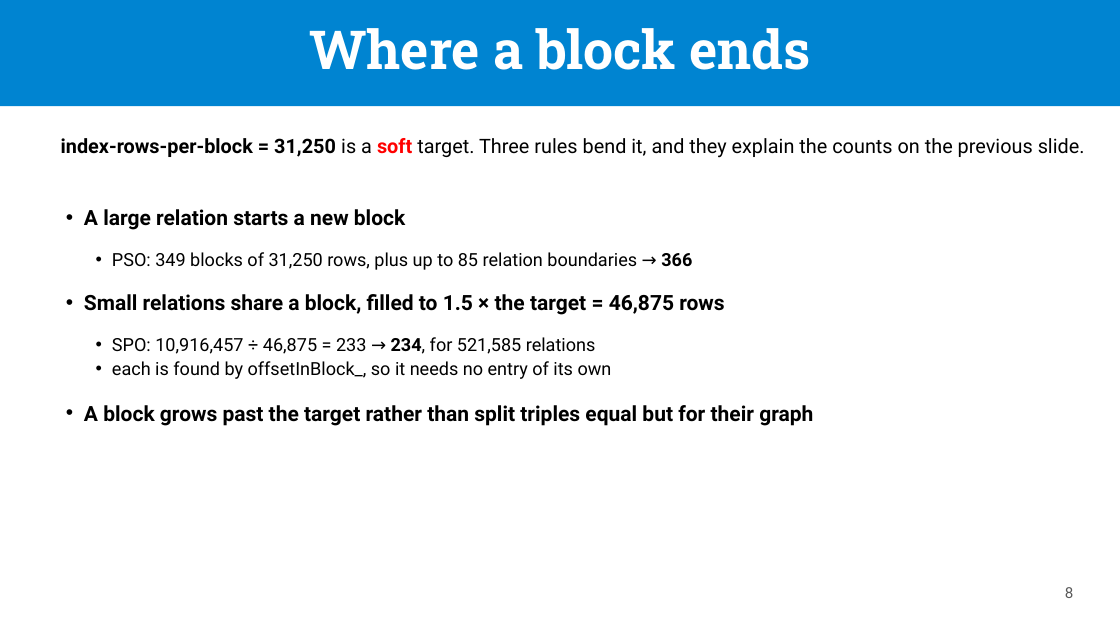
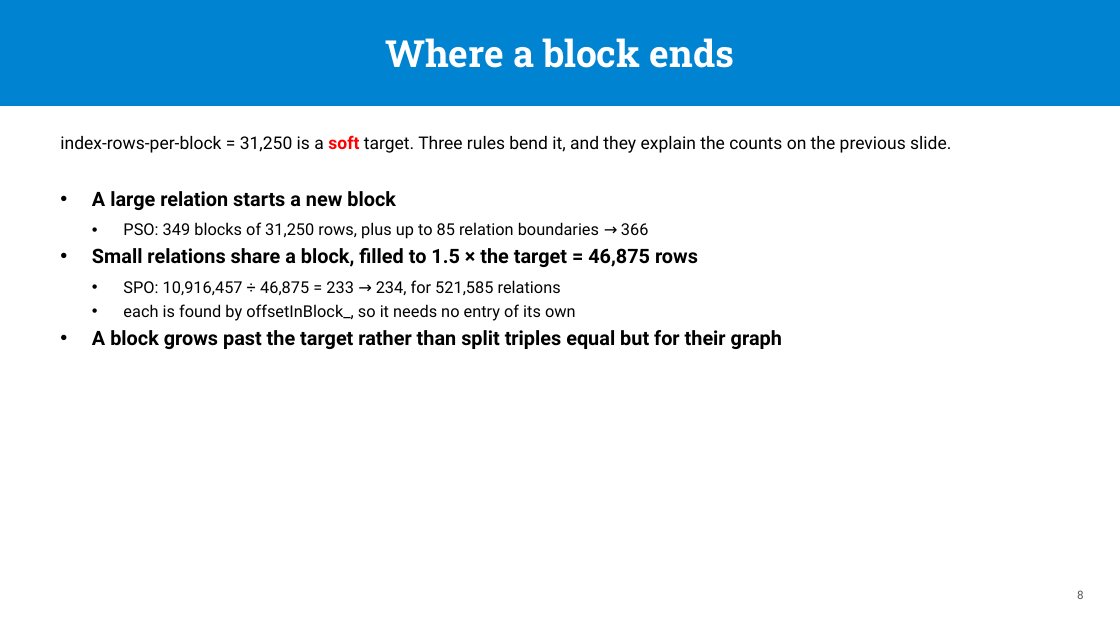
Before and after one commit to passage-org/passage, a slide deck: slide 8 of passage-qlever/slides/QLever as a Passage backend.pptx. Drawn at 1120x630 pixels with LibreOffice and Linux fonts; fonts in the diff are those of the drawing. Boxes give left, top, right and bottom in pixels: in the first picture for what was removed or moved away, otherwise in the second. Text is boxed around its words. In the diff, an @@ line names an element or a change of style, - is before the commit and + after.

```diff
--- a/passage-qlever/slides/QLever as a Passage backend.pptx
+++ b/passage-qlever/slides/QLever as a Passage backend.pptx
@@ rectangle removed at (0, 0, 1120, 106) @@
@@ rectangle added at (0, 0, 1120, 106), fill #0084D1 @@
@@ title "Where a block ends": place and size @@
-title "Where a block ends" at (310, 28, 811, 70)
+title "Where a block ends" at (385, 38, 734, 68)
@@ title "Where a block ends" at (385, 38, 734, 68): size 46 to 32 pt; line spacing 50.6pt to 1; vertical alignment top to middle @@
@@ text "index-rows-per-block = 31,250 is a ..." at (60, 135, 951, 153): size 17 to 15 pt; bold off in "index-rows-per-block = 31,250"; line spacing 23.8pt to 1.2 @@
@@ text "A large relation starts a ...": place and size @@
-text "A large relation starts a ..." at (112, 337, 612, 379)
+text "A large relation starts a ..." at (92, 191, 782, 349)
@@ text removed at (84, 209, 405, 230) @@
-• A large relation starts a new block
@@ text at (92, 191, 649, 239): paragraphs added @@
+• A large relation starts a new block
+  • PSO: 349 blocks of 31,250 rows, plus up to 85 relation boundaries → 366
+• Small relations share a block, filled to 1.5 × the target = 46,875 rows
@@ text removed at (112, 252, 692, 270) @@
-• PSO: 349 blocks of 31,250 rows, plus up to 85 relation boundaries → 366
@@ text removed at (84, 294, 724, 315) @@
-• Small relations share a block, filled to 1.5 × the target = 46,875 rows
@@ text at (123, 280, 576, 321): size 15.5 to 14 pt in "SPO: 10,916,457 ÷ 46,875 = 233 → ...", "each is found by offsetInBlock_, so it ..."; bold off in "234,"; list level 1 to 2 in "SPO: 10,916,457 ÷ 46,875 = ..."; line spacing 20.9pt to 1; list level 1 to 2 in "each is found by offsetInBlock_, ..." @@
@@ text at (92, 330, 782, 349): paragraph added @@
+• A block grows past the target rather than split triples equal but for their graph
@@ text removed at (84, 405, 813, 426) @@
-• A block grows past the target rather than split triples equal but for their graph
@@ page number: place and size @@
-page number at (1065, 587, 1074, 598)
+page number at (1077, 590, 1084, 599)
@@ page number at (1077, 590, 1084, 599): size 13 to 10 pt; line spacing 18.2pt to 1 @@
```
Also in this commit, not shown: 15 other slides changed, 2 other files.
